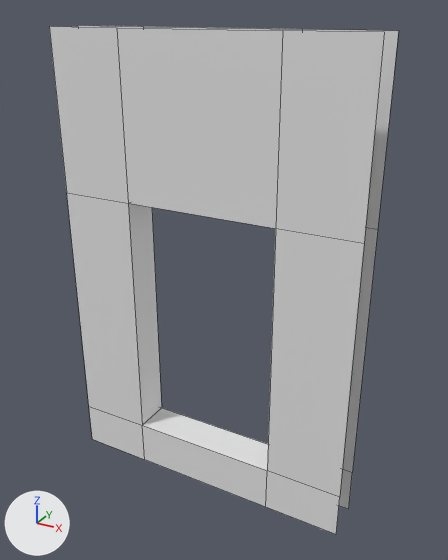
Before and after pictures for a commit that changed the FBX model Assets/Modular_Props/MD_Window.fbx.
One viewpoint serves both versions: a 50 mm lens placed at (2.82, -2.98, 3.1), pointed at (1.08, 0.18, 1.52). The axes (+X, +Y, +Z) are drawn at lower left. The lights are the same throughout. Mesh edges are drawn as thin lines. Where no turn or scale is listed for an object, it has been applied to the vertices.

Names of what the first picture shows: 'MD_Window'.
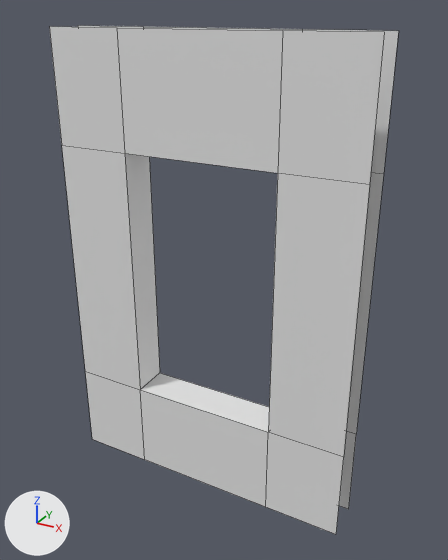
Edits to the bpy script that builds the scene:
```text
Change me_cube_001:
    where me_cube_001.from_pydata(...)  # 32 vertices, 20 faces; spans x 0.0..2.0, y 0.0..0.25, z 0.0..3.0
    used by ob_md_window; location = (0.0, 0.0, 0.0)
    me_cube_001 part 1: all 16 vertices in x 0.0..2.0, y 0.0..0.25, z 0.31..1.99 are moved by (0.0, 0.0, 0.31)
```

Where the change shows, as pixel boxes (x1, y1, x2, y2) in the pictures (448 x 560 px; the box of a moved part takes in the faces that stretch with it):
part 1 of me_cube_001, moved or reshaped
    both: (61, 99, 384, 500)
